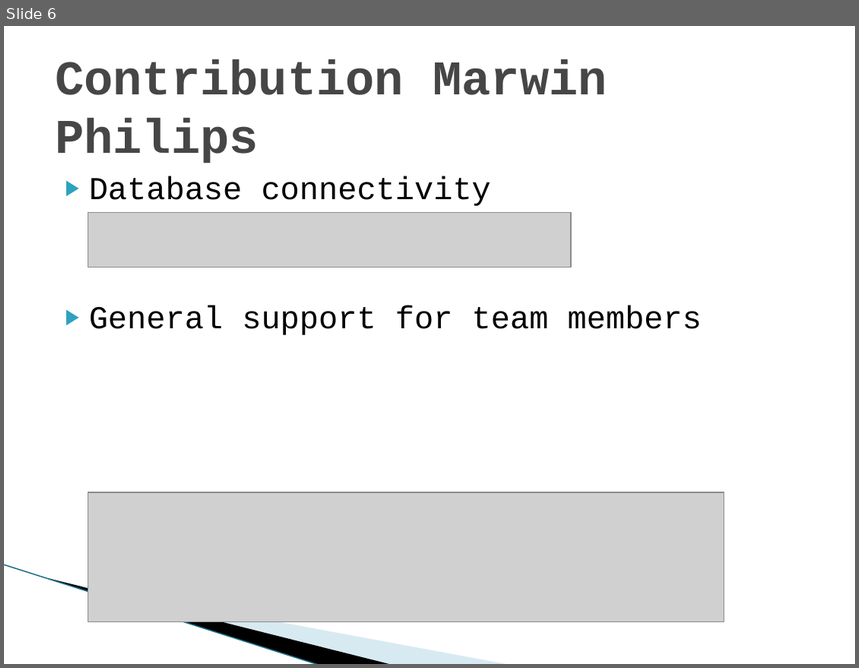
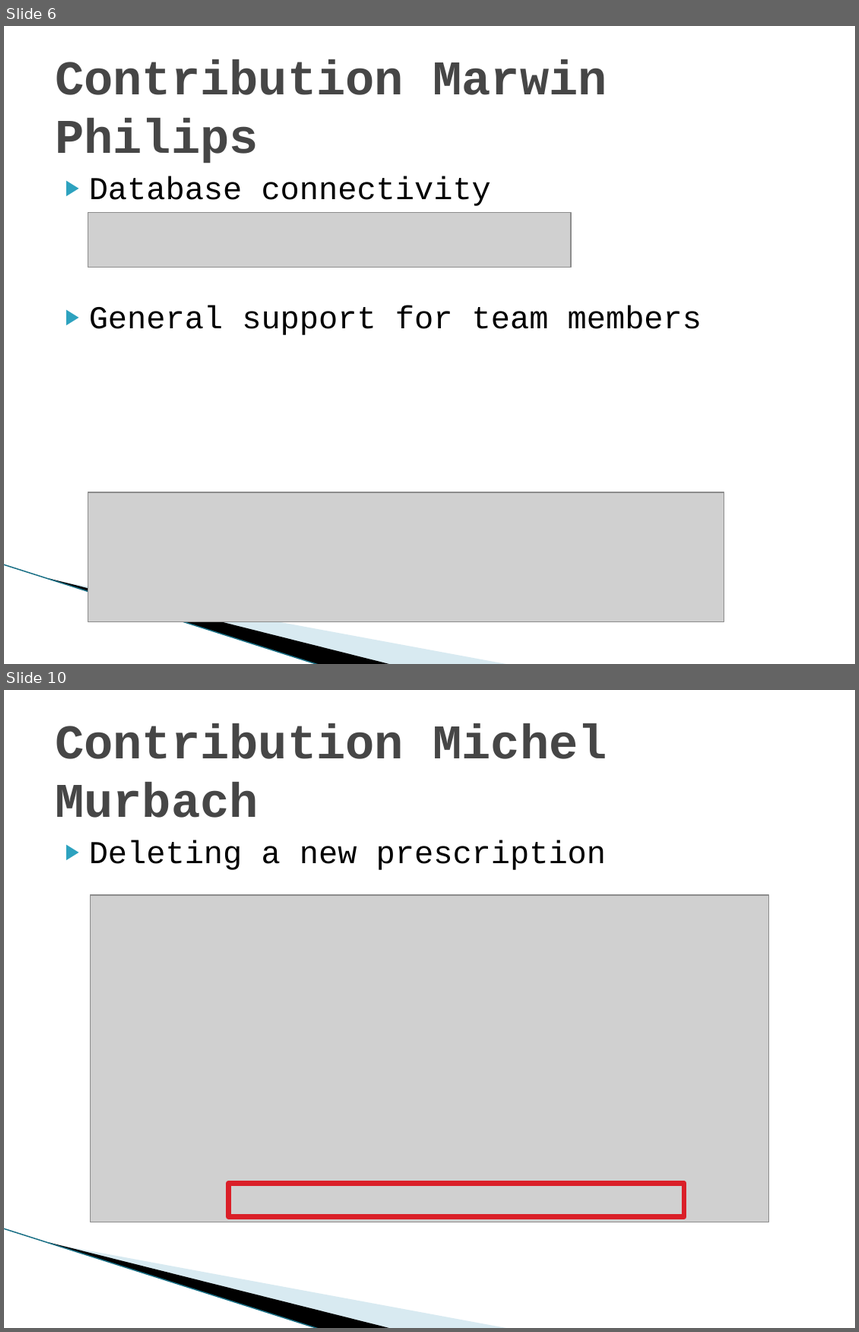
Before and after one commit to MarwinPhilips/ch.bfh.btx8081.w2015.schwarz, a slide deck: Documents/Task 14/Task 14.pptx. Shown one above the other, each under a label of ours: slide 6 before the commit, slides 6 and 10 after it; the slides between them are not shown. The pictures are 859x668 and 859x1332 pixels, drawn with LibreOffice and Linux fonts; fonts in the diff are those of the drawing; grey boxes stand for pictures; background and template pictures are left out. Boxes give left, top, right and bottom in pixels: in the first picture for what was removed or moved away, otherwise in the second. Text is boxed around its words. In the diff, an @@ line names an element or a change of style, - is before the commit and + after.

Commit message:
Präsentation ergänzt mit Deleting Prescription +4 Slides

```diff
--- a/Documents/Task 14/Task 14.pptx
+++ b/Documents/Task 14/Task 14.pptx
@@ slide 10 added at <box>4,690,855,1328</box>, background #FFFFFF; not listed: 3 template elements that a slide beside it also shows @@
@@ title added at <box>55,724,607,818</box>, 41 pt, text #464646, bold @@
+Contribution Michel Murbach
@@ text added at <box>89,840,606,870</box>, 27 pt, text #000000 @@
+▶ Deleting a new prescription
@@ picture added at <box>90,895,769,1222</box> @@
@@ rectangle added at <box>229,1184,684,1217</box>, outline #DA1F28 4.33 pt @@
```
Also in this commit, not shown: 4 other slides added.
